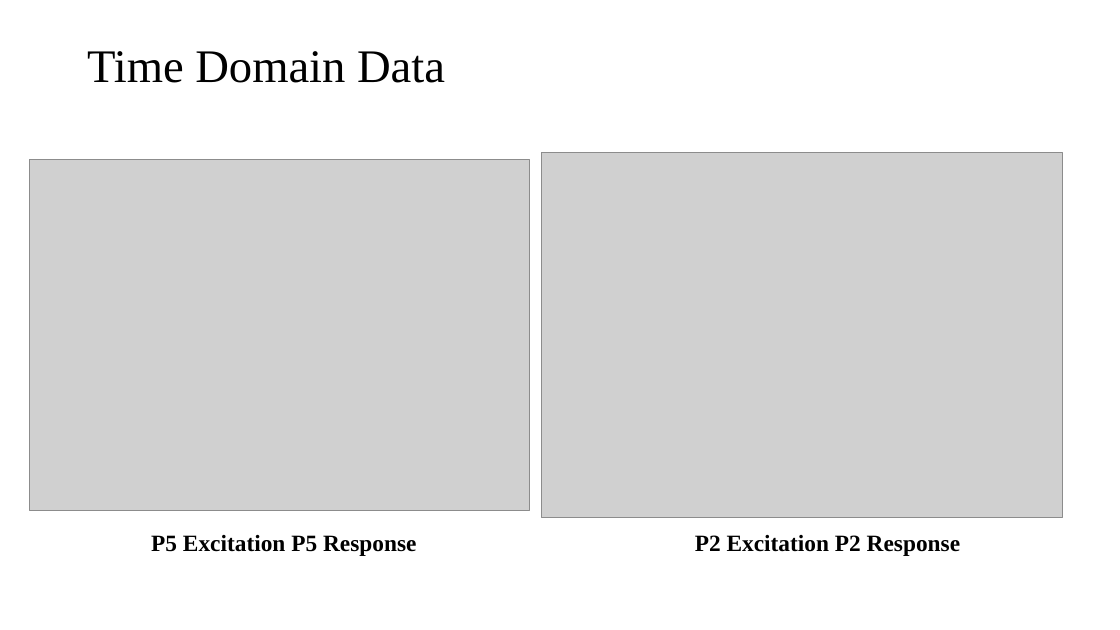
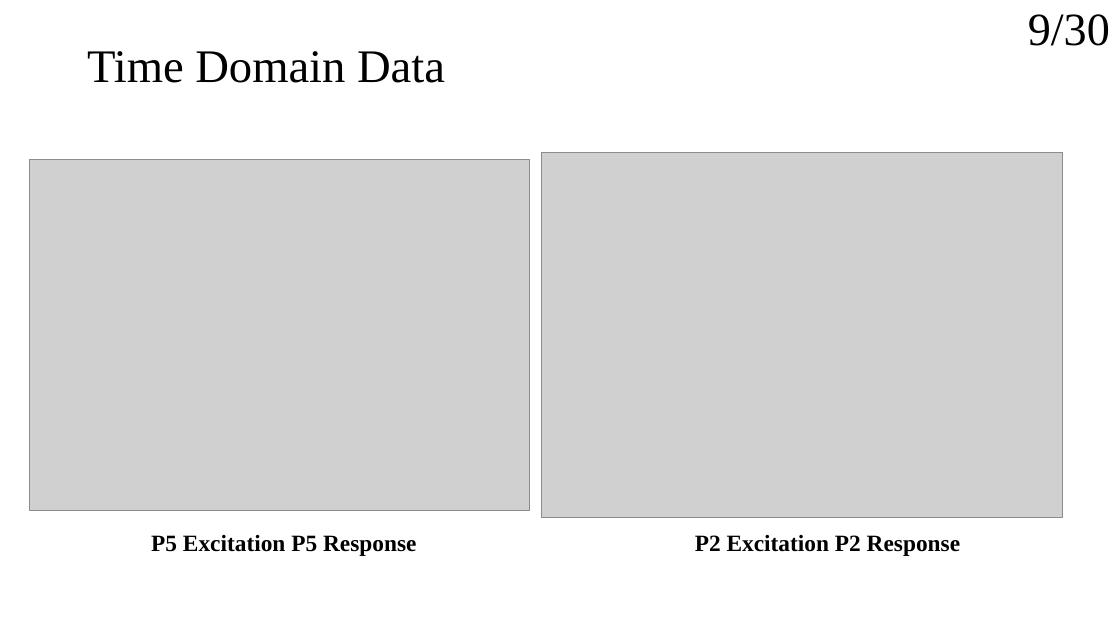
Before and after one commit to kevinfan100/Report-Note, a slide deck: slide 1 of Openloop_Cali.pptx. Drawn at 1120x630 pixels with LibreOffice and Linux fonts; fonts in the diff are those of the drawing; grey boxes stand for pictures. Boxes give left, top, right and bottom in pixels: in the first picture for what was removed or moved away, otherwise in the second. Text is boxed around its words. In the diff, an @@ line names an element or a change of style, - is before the commit and + after.

```diff
--- a/Openloop_Cali.pptx
+++ b/Openloop_Cali.pptx
@@ title added at [1028,14,1110,46], 39.6 pt, text #000000 @@
+9/30
```
Also in this commit, not shown: 4 other slides changed, 8 slides added, 7 slides removed, 6 other files.
